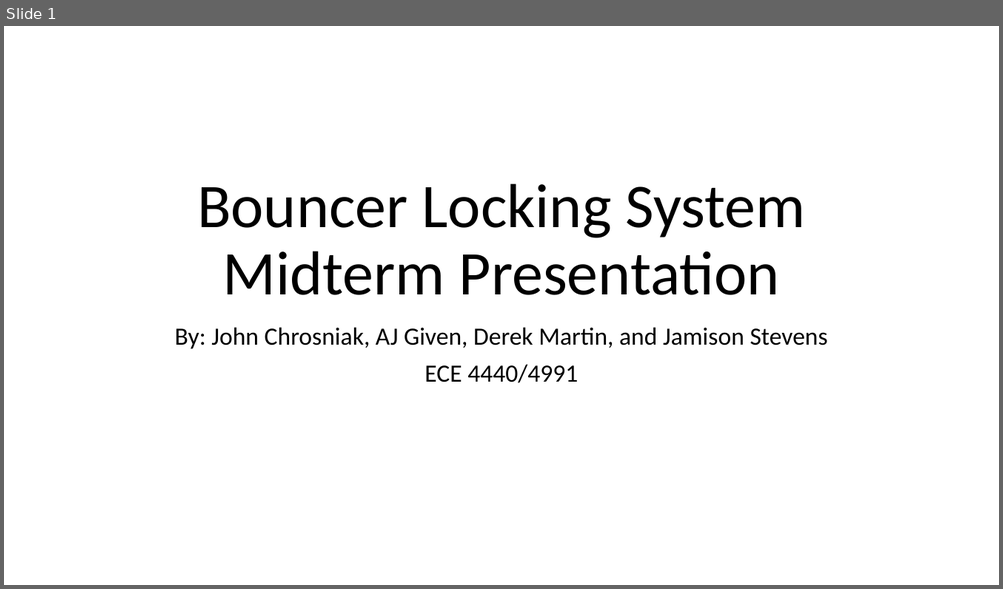
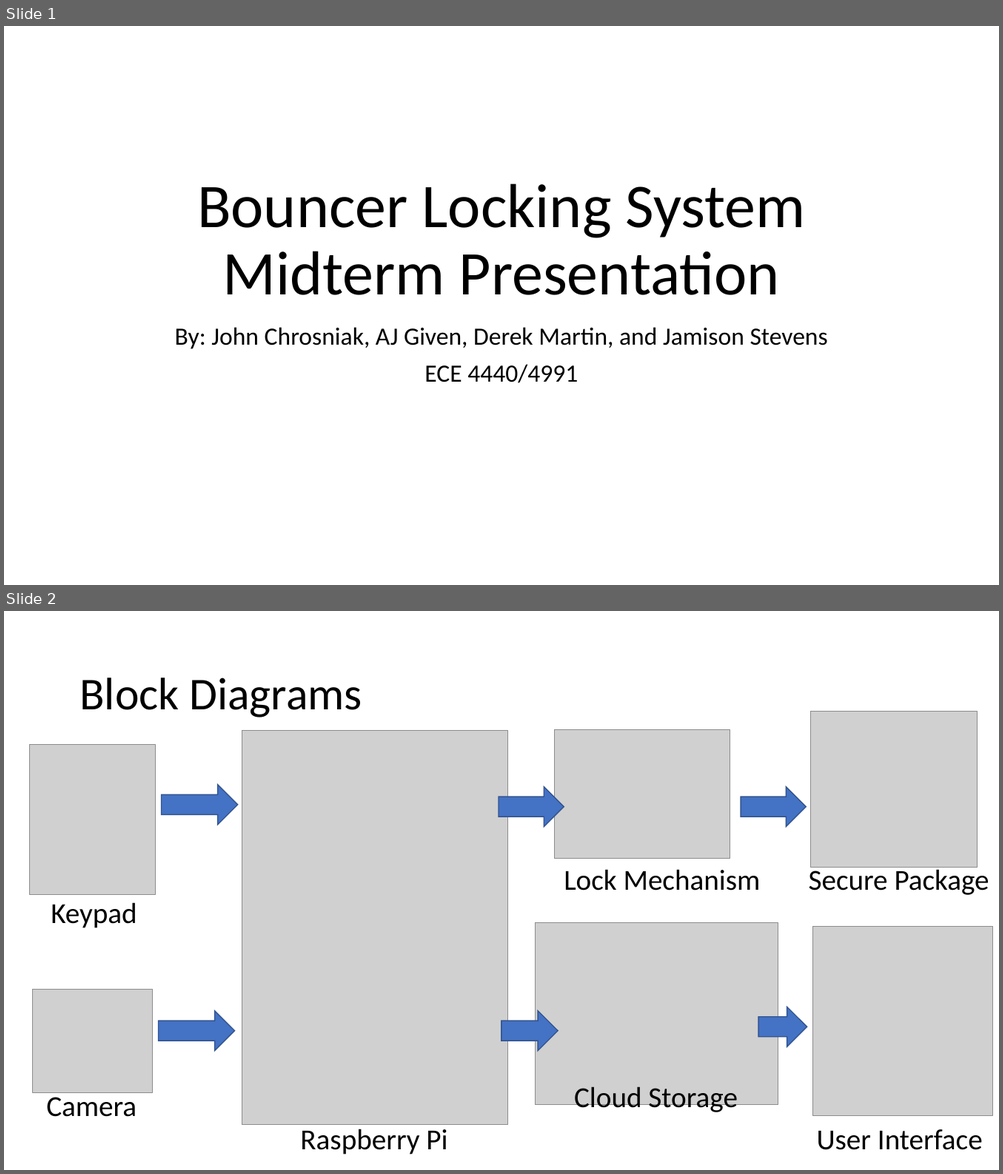
Before and after one commit to You-Underestimate-Our-Powell/Presentations, a slide deck: Bouncer Locking System Midterm Presentation.pptx. Shown one above the other, each under a label of ours: slide 1 before the commit, slides 1 and 2 after it. The pictures are 1003x589 and 1003x1174 pixels, drawn with LibreOffice and Linux fonts; fonts in the diff are those of the drawing; grey boxes stand for pictures. Boxes give left, top, right and bottom in pixels: in the first picture for what was removed or moved away, otherwise in the second. Text is boxed around its words. In the diff, an @@ line names an element or a change of style, - is before the commit and + after.

```diff
--- a/Bouncer Locking System Midterm Presentation.pptx
+++ b/Bouncer Locking System Midterm Presentation.pptx
@@ slide 2 added at [4,611,999,1170], background #FFFFFF @@
@@ title added at [79,678,361,718], 44 pt, text #000000 @@
+Block Diagrams
@@ picture added at [811,712,977,868] @@
@@ picture added at [242,730,508,1125] @@
@@ picture added at [555,729,730,858] @@
@@ picture added at [29,744,155,895] @@
@@ right arrow added at [162,785,238,824], fill #4472C4, outline #325491 1 pt @@
@@ right arrow added at [498,787,563,826], fill #4472C4, outline #325491 1 pt @@
@@ right arrow added at [740,787,805,826], fill #4472C4, outline #325491 1 pt @@
@@ text added at [563,869,760,891], 28 pt, text #000000 @@
+Lock Mechanism
@@ text added at [808,866,989,895], 28 pt, text #000000 @@
+Secure Package
@@ text added at [51,903,136,928], 28 pt, text #000000 @@
+Keypad
@@ picture added at [535,923,778,1105] @@
@@ picture added at [812,926,992,1116] @@
@@ picture added at [32,990,153,1093] @@
@@ right arrow added at [758,1007,807,1047], fill #4472C4, outline #325491 1 pt @@
@@ right arrow added at [159,1011,235,1051], fill #4472C4, outline #325491 1 pt @@
@@ right arrow added at [502,1011,558,1051], fill #4472C4, outline #325491 1 pt @@
@@ text added at [46,1092,136,1117], 28 pt, text #000000 @@
+Camera
@@ text added at [574,1087,737,1115], 28 pt, text #000000 @@
+Cloud Storage
@@ text added at [300,1129,447,1155], 28 pt, text #000000 @@
+Raspberry Pi
@@ text added at [817,1130,982,1150], 28 pt, text #000000 @@
+User Interface
```
Also in this commit, not shown: 13 other slides added.
